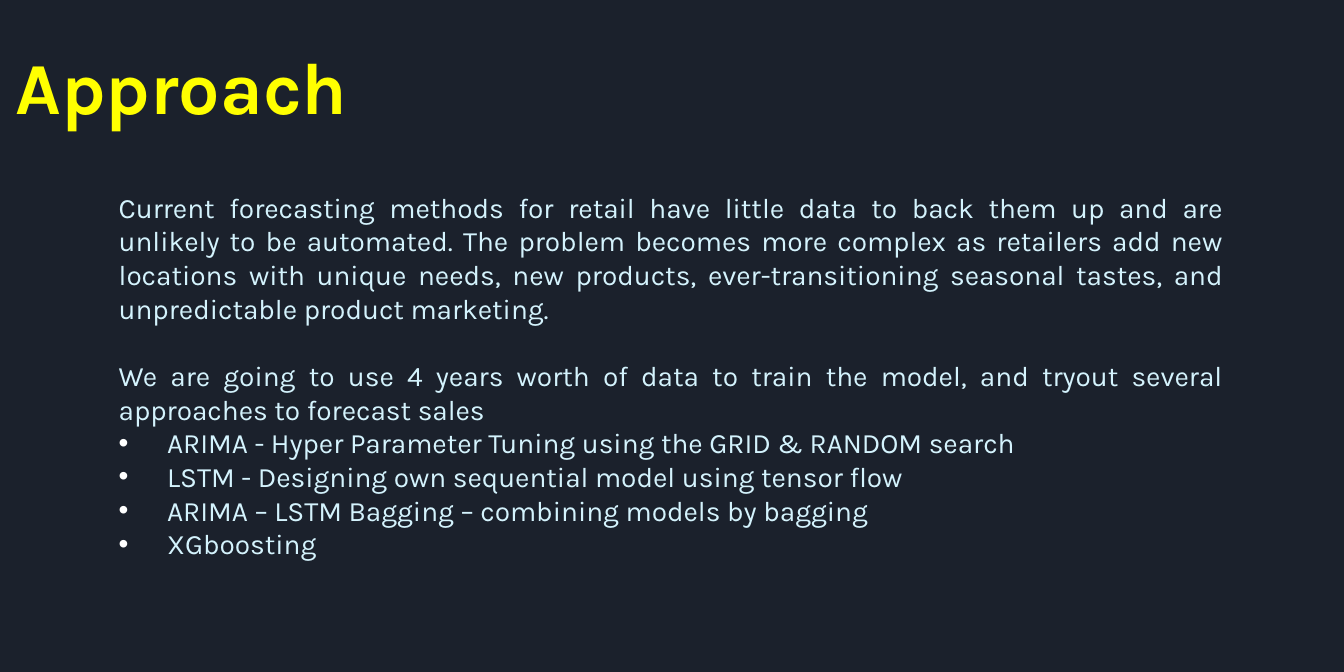
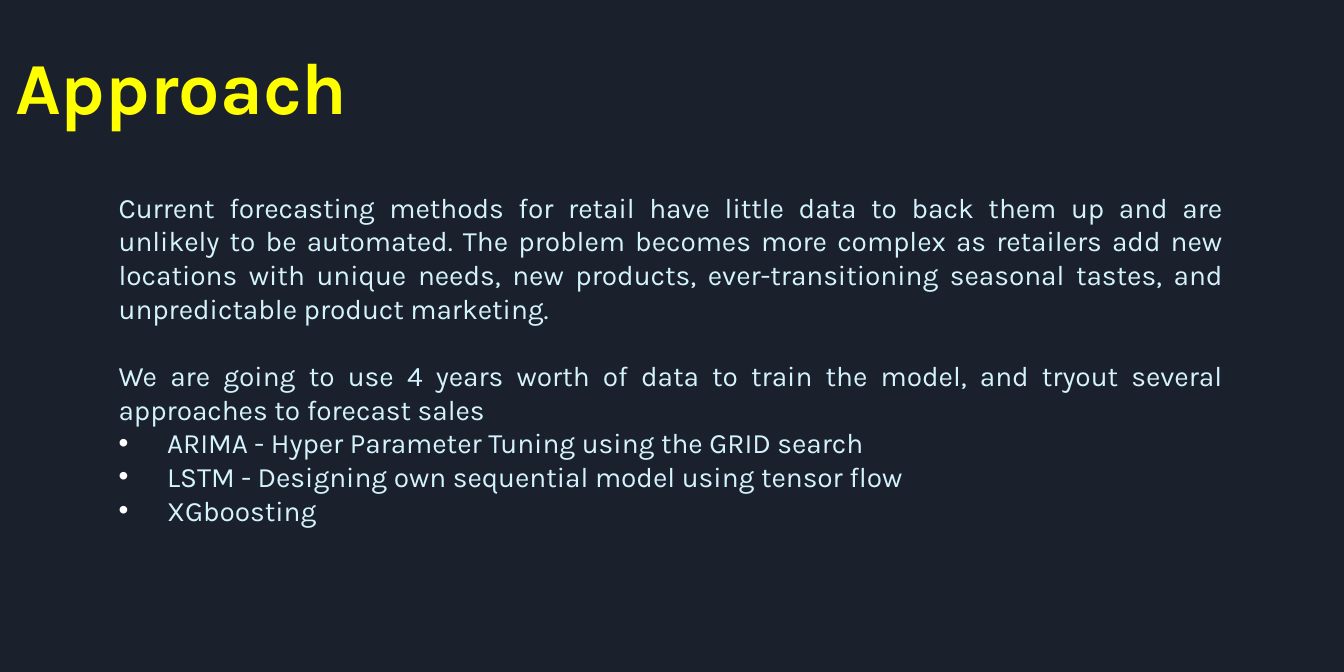
Before and after one commit to SriNithin965/project-4-2, a slide deck: slide 4 of ppts/Sales_Forecasting_Design_B4.pptx. Drawn at 1344x672 pixels with LibreOffice and Linux fonts; fonts in the diff are those of the drawing. Boxes give left, top, right and bottom in pixels: in the first picture for what was removed or moved away, otherwise in the second. Text is boxed around its words. In the diff, an @@ line names an element or a change of style, - is before the commit and + after.

```diff
--- a/ppts/Sales_Forecasting_Design_B4.pptx
+++ b/ppts/Sales_Forecasting_Design_B4.pptx
@@ text at [167,433,863,460]: text changed @@
-    • ARIMA - Hyper Parameter Tuning using the GRID & RANDOM search
+    • ARIMA - Hyper Parameter Tuning using the GRID search
@@ text at [167,501,868,528]: paragraph removed @@
-• ARIMA – LSTM Bagging – combining models by bagging
```
Also in this commit, not shown: 5 other slides changed, 1 slide removed, 1 other file.
